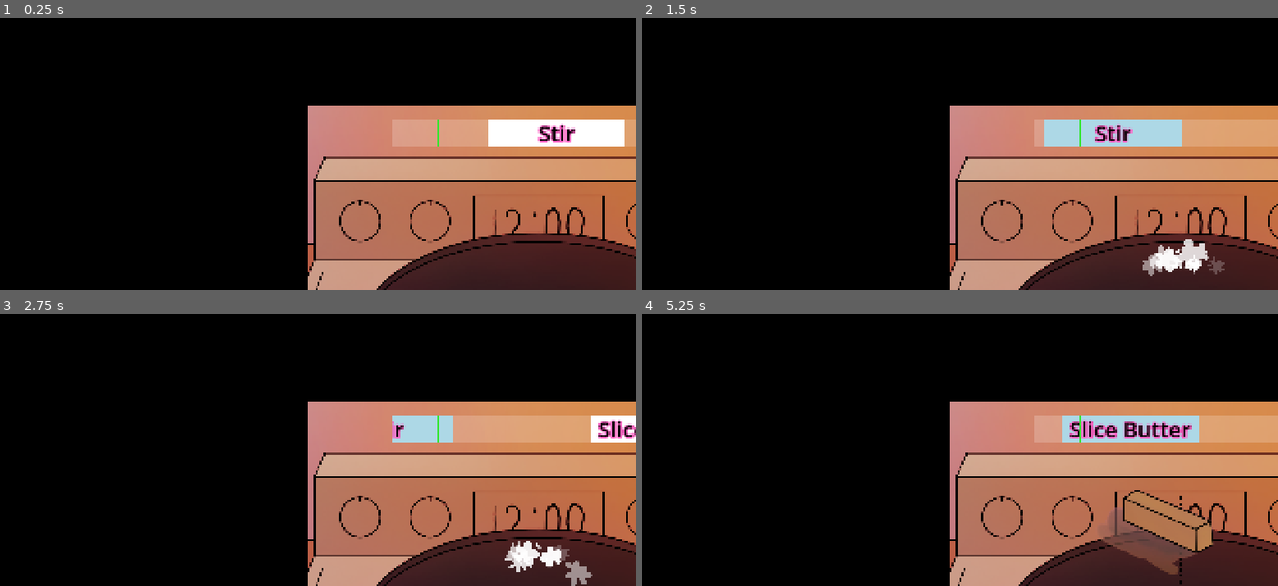
Above: before the commit, frames 1-4 (two rows, left to right).
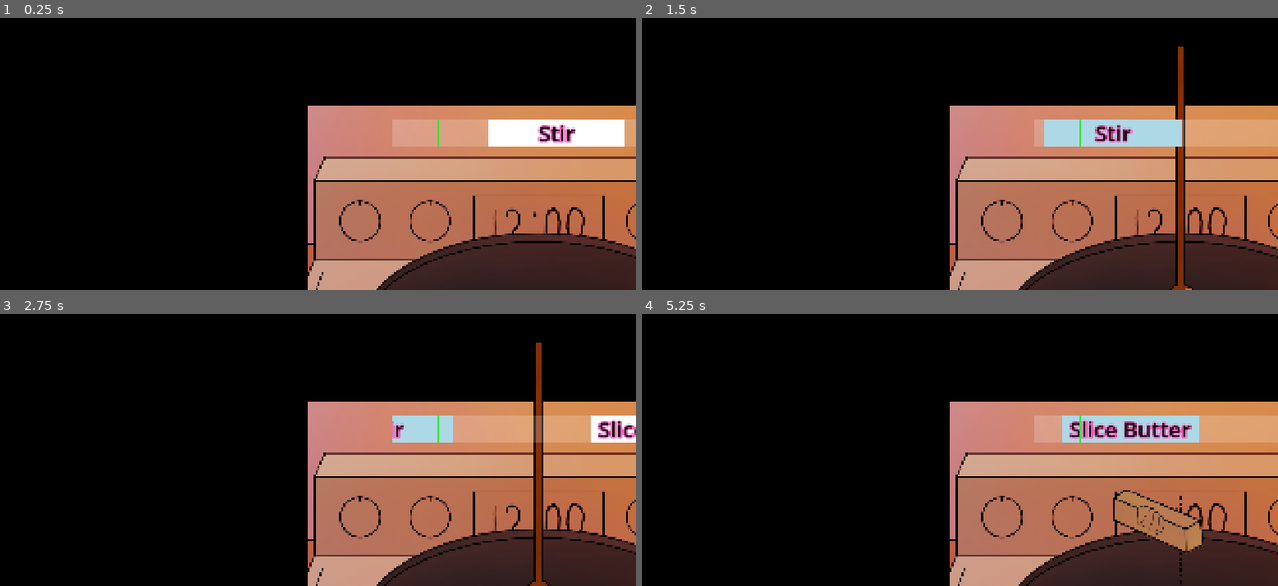
Above: after the commit, the same moments.

Repository: nstryder/Pumpkin-And-Mayhem
Game: Godot game, scene res://debug/test_cooking_pot.tscn
Two runs of this game, one before a commit and one after it. Both use one fixed random seed, a clock stepped at 60 frames per second and the inputs below. This scene is started directly instead of the project's main scene. The engine's default icon, where the game draws it, is replaced by a stand-in: a white triangle on a blue panel in a dark square.
Inputs (mouse positions are in pixels of both pictures, inside the frame that each line leads up to):
- Up to frame 1 (0.25 s): no input
- Up to frame 2 (1.5 s): move the mouse to (1093, 86) at 0.52 s; click (1093, 86) at 0.67 s; drag from (820, 124) to (915, 178) at 1.27 s
- Up to frame 3 (2.75 s): move the mouse to (375, 319) at 2.02 s; click (375, 319) at 2.17 s
- Up to frame 4 (5.25 s): drag from (915, 474) to (750, 346) at 2.77 s; move the mouse to (1144, 458) at 3.52 s; click (1144, 458) at 3.67 s; drag from (750, 346) to (outside the picture) at 4.27 s; move the mouse to (985, 401) at 5.02 s; click (985, 401) at 5.17 s

The runs differ from the first frame. In frame 1, less than 0.1% of the frame differs, in the area x 61-65%, y 89-95%; in frame 2, 1.9%; in frame 3, 2.0%; in frame 4, 2.1%, in the area x 61-90%, y 64-96%.

Commit message:
Implement twists in cooking pot minigame

Diff:
--- a/debug/test_shake_input.tscn
+++ b/debug/test_shake_input.tscn
@@ -1,9 +1,9 @@
 [gd_scene format=3 uid="uid://tun362ham53u"]
 
-[ext_resource type="PackedScene" uid="uid://hnynq7d1e7ig" path="res://src/game_components/shake_input.tscn" id="1_m0ot1"]
+[ext_resource type="PackedScene" uid="uid://coeo76qvjgdvv" path="res://src/game_components/shakeables/shake_seasoning.tscn" id="1_m0ot1"]
 
 [node name="TestShakeInput" type="Node2D" unique_id=561791742]
 
-[node name="ShakeInput" parent="." unique_id=128938445 instance=ExtResource("1_m0ot1")]
+[node name="ShakeSeasoning" parent="." unique_id=128938445 instance=ExtResource("1_m0ot1")]
 
 [node name="Camera2D" type="Camera2D" parent="." unique_id=1585757128]
--- a/src/game_components/circle_input.tscn
+++ b/src/game_components/circle_input.tscn
@@ -34,6 +34,7 @@
 scale_min = 0.29999998
 scale_max = 0.5
 scale_curve = SubResource("CurveTexture_g44vp")
+color = Color(0.98039216, 0.42352942, 0.18431373, 1)
 alpha_curve = SubResource("CurveTexture_muvqr")
 anim_offset_max = 1.0
 
@@ -66,7 +67,7 @@
 
 [sub_resource type="Animation" id="Animation_ceeer"]
 resource_name = "appear"
-length = 0.19999999999999998
+length = 0.2
 step = 0.1
 tracks/0/type = "value"
 tracks/0/imported = false
@@ -103,11 +104,11 @@
 script = ExtResource("1_jnl6a")
 
 [node name="Visual" type="Sprite2D" parent="." unique_id=357043065]
-position = Vector2(0, -192)
+position = Vector2(0, -128)
 texture = ExtResource("2_ceeer")
 offset = Vector2(0, -400)
 region_enabled = true
-region_rect = Rect2(113, 71, 123, 800.25)
+region_rect = Rect2(649, 41, 123.63641, 804.0455)
 
 [node name="Splat" type="GPUParticles2D" parent="Visual" unique_id=140057003]
 unique_name_in_owner = true
@@ -120,7 +121,7 @@
 unique_name_in_owner = true
 
 [node name="Offset" type="Node2D" parent="RotationPoint" unique_id=941463734]
-position = Vector2(0, -192)
+position = Vector2(0, -128)
 
 [node name="RemoteTransform2D" type="RemoteTransform2D" parent="RotationPoint/Offset" unique_id=393781955]
 remote_path = NodePath("../../../Visual")
--- /dev/null
+++ b/src/game_components/shakeables/shake_seasoning.gd
@@ -0,0 +1,11 @@
+extends ShakeInput
+
+
+@export var twisted_sprite: Texture2D
+
+
+func _ready() -> void:
+	if GlobalState.shaker_status == GlobalState.Status.TWISTED:
+		slider.add_theme_icon_override("grabber", twisted_sprite)
+		slider.add_theme_icon_override("grabber_highlight", twisted_sprite)
+		slider.add_theme_icon_override("grabber_disabled", twisted_sprite)
--- a/src/game_components/shakeables/shake_seasoning.tscn
+++ b/src/game_components/shakeables/shake_seasoning.tscn
@@ -2,6 +2,8 @@
 
 [ext_resource type="PackedScene" uid="uid://hnynq7d1e7ig" path="res://src/game_components/shake_input.tscn" id="1_kao04"]
 [ext_resource type="Texture2D" uid="uid://bgikba1ex78gi" path="res://assets/gfx/sprites/tools/shakerPouring.png" id="2_6e51p"]
+[ext_resource type="Script" uid="uid://dvd1hcguphvst" path="res://src/game_components/shakeables/shake_seasoning.gd" id="2_gkm8m"]
+[ext_resource type="Texture2D" uid="uid://73qkxthqo65b" path="res://assets/gfx/sprites/tools/shakerPouringTwist.png" id="3_1jfqm"]
 
 [sub_resource type="Animation" id="Animation_6e51p"]
 length = 0.001
@@ -32,7 +34,7 @@
 
 [sub_resource type="Animation" id="Animation_gkm8m"]
 resource_name = "appear"
-length = 0.19999999999999998
+length = 0.2
 tracks/0/type = "value"
 tracks/0/imported = false
 tracks/0/enabled = true
@@ -65,6 +67,8 @@
 }
 
 [node name="ShakeSeasoning" unique_id=128938445 instance=ExtResource("1_kao04")]
+script = ExtResource("2_gkm8m")
+twisted_sprite = ExtResource("3_1jfqm")
 
 [node name="Slider" parent="." index="0" unique_id=1635499404]
 offset_left = -241.0
--- /dev/null
+++ b/src/game_components/sliceables/slice_butter.gd
@@ -0,0 +1,16 @@
+@tool
+extends SliceInput
+
+@export var twisted_sprite_full: Texture2D
+@export var twisted_sprite_cut: Texture2D
+
+@onready var butter_cut: Sprite2D = $Node2D/ButterCut
+@onready var butter_full: Sprite2D = $Node2D/ButterFull
+
+# Called when the node enters the scene tree for the first time.
+func _ready() -> void:
+	if Engine.is_editor_hint():
+		return
+	if GlobalState.butter_status == GlobalState.Status.TWISTED:
+		butter_full.texture = twisted_sprite_full
+		butter_cut.texture = twisted_sprite_cut
--- a/src/game_components/sliceables/slice_butter.tscn
+++ b/src/game_components/sliceables/slice_butter.tscn
@@ -1,8 +1,11 @@
 [gd_scene format=3 uid="uid://c8iwm3ulg4wkh"]
 
 [ext_resource type="PackedScene" uid="uid://bctwpvok04ek" path="res://src/game_components/slice_input.tscn" id="1_bah36"]
-[ext_resource type="Texture2D" uid="uid://ck7d341ji8ng2" path="res://assets/gfx/sprites/ingredients/butterCut.png" id="2_wk05w"]
-[ext_resource type="Texture2D" uid="uid://k3fhct5gnqag" path="res://assets/gfx/sprites/ingredients/butterFull.png" id="3_gd0vt"]
+[ext_resource type="Script" uid="uid://c0rxu17t4f6nm" path="res://src/game_components/sliceables/slice_butter.gd" id="2_gd0vt"]
+[ext_resource type="Texture2D" uid="uid://ophlr6pyxdn1" path="res://assets/gfx/sprites/ingredients/butterBitten_no_shadow.png" id="3_e8nu5"]
+[ext_resource type="Texture2D" uid="uid://hln2u62ashgk" path="res://assets/gfx/sprites/ingredients/butterCutBitten_no_shadow.png" id="4_0s63y"]
+[ext_resource type="Texture2D" uid="uid://bhlkvjn24hlfd" path="res://assets/gfx/sprites/ingredients/butterCut_no_shadow.png" id="5_sbuxc"]
+[ext_resource type="Texture2D" uid="uid://by8dyrskdtyt1" path="res://assets/gfx/sprites/ingredients/butterFull_no_shadow.png" id="6_7trrs"]
 
 [sub_resource type="Animation" id="Animation_gd0vt"]
 length = 0.001
@@ -65,21 +68,26 @@
 &"appear": SubResource("Animation_wk05w")
 }
 
-[node name="SliceInput" unique_id=1655751501 instance=ExtResource("1_bah36")]
+[node name="SliceButter" unique_id=1655751501 instance=ExtResource("1_bah36")]
+script = ExtResource("2_gd0vt")
+twisted_sprite_full = ExtResource("3_e8nu5")
+twisted_sprite_cut = ExtResource("4_0s63y")
 
 [node name="Node2D" type="Node2D" parent="." index="6" unique_id=562007924]
 position = Vector2(-61, -23)
 
 [node name="ButterCut" type="Sprite2D" parent="Node2D" index="0" unique_id=1858612107]
 visible = false
-texture = ExtResource("2_wk05w")
+position = Vector2(-29.5, -1)
+texture = ExtResource("5_sbuxc")
 
 [node name="ButterFull" type="Sprite2D" parent="Node2D" index="1" unique_id=623146126]
-texture = ExtResource("3_gd0vt")
+position = Vector2(-29.5, -1)
+texture = ExtResource("6_7trrs")
 
 [node name="AnimationPlayer" type="AnimationPlayer" parent="." index="7" unique_id=485410233]
 libraries/ = SubResource("AnimationLibrary_gd0vt")
 autoplay = &"appear"
 
+[connection signal="sliced" from="." to="Node2D/ButterCut" method="show"]
 [connection signal="sliced" from="." to="Node2D/ButterFull" method="hide"]
-[connection signal="sliced" from="." to="Node2D/ButterCut" method="show"]
--- a/src/game_screens/kitchen_scene.tscn
+++ b/src/game_screens/kitchen_scene.tscn
@@ -197,7 +197,6 @@
 
 [node name="KitchenScene" type="Node2D" unique_id=1398770604]
 script = ExtResource("1_mt43b")
-debug_skip = true
 
 [node name="KitchenBG" type="Sprite2D" parent="." unique_id=1094648885]
 texture = ExtResource("1_04bkp")
@@ -282,6 +281,7 @@
 
 [node name="MainIngredients" type="Node2D" parent="." unique_id=57285340]
 unique_name_in_owner = true
+process_mode = 4
 
 [node name="Pumpkin" parent="MainIngredients" unique_id=1312326557 instance=ExtResource("4_qeuev")]
 unique_name_in_owner = true
@@ -358,7 +358,6 @@
 shape = SubResource("RectangleShape2D_lwrwe")
 
 [node name="RecipeClickable" parent="." unique_id=1613145478 instance=ExtResource("4_qeuev")]
-visible = false
 material = SubResource("ShaderMaterial_lhxh0")
 position = Vector2(1030, 953)
 
--- a/src/game_screens/minigames/cooking_pot_game.gd
+++ b/src/game_screens/minigames/cooking_pot_game.gd
@@ -36,6 +36,7 @@
 @onready var butter_point: Node2D = %ButterPoint
 @onready var splat: GPUParticles2D = %Splat
 @onready var seasoning_particles: GPUParticles2D = %SeasoningParticles
+@onready var twist_seasoning_particles: GPUParticles2D = %TwistSeasoningParticles
 @onready var animation: AnimationPlayer = %Animation
 
 @onready var ingredients: Node2D = %Ingredients
@@ -47,11 +48,15 @@
 
 
 func _ready() -> void:
+	for s: String in ["milk", "cream", "shaker", "butter", "onion", "garlic", "pumpkin"]:
+		GlobalState.set(s + "_status", GlobalState.Status.TWISTED)
+
 	action_line.position.x = visual_offset
 	_get_timeline_actions()
 	_place_timeline_actions()
 	timer.timeout.connect(_on_action_missed)
 	output.hide()
+	_check_twists()
 	_disable_ingredients()
 
 
@@ -78,6 +83,13 @@
 		action_item.size.x = scroll_speed * action.window_duration
 		action_holder.add_child(action_item)
 		action.visual = action_item
+
+
+func _check_twists() -> void:
+	for ingredient_name: String in ["milk", "cream", "onion", "garlic", "pumpkin"]:
+		var ingredient: ClickableArea = get(ingredient_name)
+		var sprite: Sprite2D = ingredient.get_node("Sprite")
+		sprite.texture = GlobalState.call("get_sprite_" + ingredient_name)
 
 
 func _process(delta: float) -> void:
@@ -156,6 +168,7 @@
 func slice_butter(window: float) -> void:
 	var instance: SliceInput = SLICE_BUTTER.instantiate()
 	butter_point.add_child(instance)
+	butter_point.move_child(instance, 0)
 	instance.sliced.connect(_on_butter_completed)
 	_start_action(window, instance)
 
@@ -178,7 +191,10 @@
 
 
 func _on_seasoning_completed() -> void:
-	seasoning_particles.restart()
+	if GlobalState.shaker_status == GlobalState.Status.TWISTED:
+		twist_seasoning_particles.restart()
+	else:
+		seasoning_particles.restart()
 	_on_action_completed()
 
 
--- a/src/game_screens/minigames/cooking_pot_game.tscn
+++ b/src/game_screens/minigames/cooking_pot_game.tscn
@@ -3,12 +3,14 @@
 [ext_resource type="Script" uid="uid://cterdm68l8yku" path="res://src/game_screens/minigames/cooking_pot_game.gd" id="1_e6jvx"]
 [ext_resource type="Texture2D" uid="uid://05pkc3a767s8" path="res://assets/gfx/sprites/backgrounds/stovetop.png" id="2_enqv7"]
 [ext_resource type="Texture2D" uid="uid://c12daxjxgllt6" path="res://assets/gfx/textures/fire_sheet.png" id="3_0wxp5"]
-[ext_resource type="Texture2D" uid="uid://dqbmmc8ouc5mt" path="res://assets/gfx/sprites/tools/cauldron.png" id="3_mbp8u"]
+[ext_resource type="Texture2D" uid="uid://bqu0qxwujhgkk" path="res://assets/gfx/sprites/tools/cauldronBoil1.png" id="4_b6cld"]
 [ext_resource type="Texture2D" uid="uid://bay7x0gogtynf" path="res://assets/gfx/textures/splat_sheet.png" id="4_kk122"]
 [ext_resource type="Texture2D" uid="uid://c7463md3rnpoe" path="res://assets/gfx/textures/sparkle_sheet.png" id="5_0eun0"]
 [ext_resource type="Texture2D" uid="uid://d1d5apjogkkhy" path="res://assets/gfx/textures/smoke_sheet.png" id="5_a1fu1"]
 [ext_resource type="Texture2D" uid="uid://ble5hnt5rfcjw" path="res://assets/gfx/sprites/ingredients/butterPiece.png" id="5_kk122"]
+[ext_resource type="Texture2D" uid="uid://bde4jfqg8q4sp" path="res://assets/gfx/sprites/tools/cauldronBoil2.png" id="5_ngwn7"]
 [ext_resource type="PackedScene" uid="uid://b870gceb77832" path="res://src/game_components/clickable_outline_area.tscn" id="6_j7lc5"]
+[ext_resource type="Texture2D" uid="uid://dxpf5wipbj7x8" path="res://assets/gfx/sprites/tools/cauldronBoil3.png" id="6_oqju1"]
 [ext_resource type="Shader" uid="uid://dwq3k20ebxsvn" path="res://src/shaders/stroke.gdshader" id="7_muvqr"]
 [ext_resource type="Texture2D" uid="uid://pvuyroskktye" path="res://assets/gfx/sprites/ingredients/milk.png" id="8_muvqr"]
 [ext_resource type="Texture2D" uid="uid://bxia6ay2lv24e" path="res://assets/gfx/sprites/ingredients/pumpkinWhole.png" id="9_5jqi1"]
@@ -45,6 +47,23 @@
 scale_max = 0.7
 alpha_curve = SubResource("CurveTexture_0wxp5")
 
+[sub_resource type="SpriteFrames" id="SpriteFrames_ktohr"]
+animations = [{
+"frames": [{
+"duration": 1.0,
+"texture": ExtResource("4_b6cld")
+}, {
+"duration": 1.0,
+"texture": ExtResource("5_ngwn7")
+}, {
+"duration": 1.0,
+"texture": ExtResource("6_oqju1")
+}],
+"loop": 1,
+"name": &"default",
+"speed": 8.0
+}]
+
 [sub_resource type="CanvasItemMaterial" id="CanvasItemMaterial_lwrwe"]
 blend_mode = 1
 particles_animation = true
@@ -163,6 +182,7 @@
 gravity = Vector3(0, 2000, 0)
 scale_min = 0.29999998
 scale_curve = SubResource("CurveTexture_b6cld")
+color = Color(0.98039216, 0.42352942, 0.18431373, 1)
 alpha_curve = SubResource("CurveTexture_ekt5o")
 anim_offset_max = 1.0
 
@@ -188,6 +208,17 @@
 scale_min = 0.099999994
 scale_max = 0.19999999
 scale_curve = SubResource("CurveTexture_0eun0")
+
+[sub_resource type="ParticleProcessMaterial" id="ParticleProcessMaterial_b6cld"]
+particle_flag_disable_z = true
+emission_shape = 2
+emission_sphere_radius = 128.0
+gravity = Vector3(0, 3000, 0)
+scale_min = 0.099999994
+scale_max = 0.19999999
+scale_curve = SubResource("CurveTexture_0eun0")
+anim_offset_min = 0.67509997
+anim_offset_max = 1.0
 
 [sub_resource type="Animation" id="Animation_muvqr"]
 length = 0.001
@@ -292,42 +323,6 @@
 &"prompt_ingredients": SubResource("Animation_5jqi1")
 }
 
-[sub_resource type="ShaderMaterial" id="ShaderMaterial_a1fu1"]
-resource_local_to_scene = true
-shader = ExtResource("7_muvqr")
-shader_parameter/color = Color(1, 1, 1, 1)
-shader_parameter/width = 0.0
-shader_parameter/pattern = 1
-shader_parameter/inside = false
-shader_parameter/add_margins = true
-
-[sub_resource type="RectangleShape2D" id="RectangleShape2D_lwrwe"]
-size = Vector2(242, 600)
-
-[sub_resource type="ShaderMaterial" id="ShaderMaterial_ekt5o"]
-resource_local_to_scene = true
-shader = ExtResource("7_muvqr")
-shader_parameter/color = Color(1, 1, 1, 1)
-shader_parameter/width = 0.0
-shader_parameter/pattern = 1
-shader_parameter/inside = false
-shader_parameter/add_margins = true
-
-[sub_resource type="RectangleShape2D" id="RectangleShape2D_a1fu1"]
-size = Vector2(562, 379)
-
-[sub_resource type="ShaderMaterial" id="ShaderMaterial_b6cld"]
-resource_local_to_scene = true
-shader = ExtResource("7_muvqr")
-shader_parameter/color = Color(1, 1, 1, 1)
-shader_parameter/width = 0.0
-shader_parameter/pattern = 1
-shader_parameter/inside = false
-shader_parameter/add_margins = true
-
-[sub_resource type="RectangleShape2D" id="RectangleShape2D_b6cld"]
-size = Vector2(188, 176)
-
 [sub_resource type="ShaderMaterial" id="ShaderMaterial_ngwn7"]
 resource_local_to_scene = true
 shader = ExtResource("7_muvqr")
@@ -337,8 +332,8 @@
 shader_parameter/inside = false
 shader_parameter/add_margins = true
 
-[sub_resource type="RectangleShape2D" id="RectangleShape2D_26e66"]
-size = Vector2(242, 319)
+[sub_resource type="RectangleShape2D" id="RectangleShape2D_lwrwe"]
+size = Vector2(242, 600)
 
 [sub_resource type="ShaderMaterial" id="ShaderMaterial_oqju1"]
 resource_local_to_scene = true
@@ -349,6 +344,42 @@
 shader_parameter/inside = false
 shader_parameter/add_margins = true
 
+[sub_resource type="RectangleShape2D" id="RectangleShape2D_a1fu1"]
+size = Vector2(562, 379)
+
+[sub_resource type="ShaderMaterial" id="ShaderMaterial_724sb"]
+resource_local_to_scene = true
+shader = ExtResource("7_muvqr")
+shader_parameter/color = Color(1, 1, 1, 1)
+shader_parameter/width = 0.0
+shader_parameter/pattern = 1
+shader_parameter/inside = false
+shader_parameter/add_margins = true
+
+[sub_resource type="RectangleShape2D" id="RectangleShape2D_b6cld"]
+size = Vector2(188, 176)
+
+[sub_resource type="ShaderMaterial" id="ShaderMaterial_khwjq"]
+resource_local_to_scene = true
+shader = ExtResource("7_muvqr")
+shader_parameter/color = Color(1, 1, 1, 1)
+shader_parameter/width = 0.0
+shader_parameter/pattern = 1
+shader_parameter/inside = false
+shader_parameter/add_margins = true
+
+[sub_resource type="RectangleShape2D" id="RectangleShape2D_26e66"]
+size = Vector2(242, 319)
+
+[sub_resource type="ShaderMaterial" id="ShaderMaterial_q10gw"]
+resource_local_to_scene = true
+shader = ExtResource("7_muvqr")
+shader_parameter/color = Color(1, 1, 1, 1)
+shader_parameter/width = 0.0
+shader_parameter/pattern = 1
+shader_parameter/inside = false
+shader_parameter/add_margins = true
+
 [sub_resource type="RectangleShape2D" id="RectangleShape2D_5jqi1"]
 size = Vector2(212, 220)
 
@@ -372,9 +403,11 @@
 lifetime = 0.5
 process_material = SubResource("ParticleProcessMaterial_ktohr")
 
-[node name="Cauldron" type="Sprite2D" parent="." unique_id=946566970]
+[node name="Cauldron" type="AnimatedSprite2D" parent="." unique_id=750060789]
 position = Vector2(662, 706)
-texture = ExtResource("3_mbp8u")
+sprite_frames = SubResource("SpriteFrames_ktohr")
+autoplay = "default"
+frame_progress = 0.3956751
 
 [node name="FireBack2" type="GPUParticles2D" parent="." unique_id=385625648]
 material = SubResource("CanvasItemMaterial_0eun0")
@@ -400,7 +433,7 @@
 
 [node name="StirPoint" type="Node2D" parent="." unique_id=1719328662]
 unique_name_in_owner = true
-position = Vector2(675, 672)
+position = Vector2(676, 752)
 
 [node name="Splat" type="GPUParticles2D" parent="." unique_id=1964025514]
 unique_name_in_owner = true
@@ -424,6 +457,17 @@
 one_shot = true
 process_material = SubResource("ParticleProcessMaterial_5jqi1")
 
+[node name="TwistSeasoningParticles" type="GPUParticles2D" parent="." unique_id=1577014799]
+unique_name_in_owner = true
+material = SubResource("CanvasItemMaterial_5jqi1")
+position = Vector2(692, 230)
+emitting = false
+amount = 16
+texture = ExtResource("5_0eun0")
+lifetime = 0.56
+one_shot = true
+process_material = SubResource("ParticleProcessMaterial_b6cld")
+
 [node name="ButterPoint" type="Node2D" parent="." unique_id=327942805]
 unique_name_in_owner = true
 position = Vector2(674, 405)
@@ -487,12 +531,11 @@
 
 [node name="Cream" parent="Ingredients" unique_id=584506115 instance=ExtResource("6_j7lc5")]
 unique_name_in_owner = true
-material = SubResource("ShaderMaterial_ngwn7")
+material = SubResource("ShaderMaterial_khwjq")
 position = Vector2(-140, -146)
 
 [node name="Sprite" type="Sprite2D" parent="Ingredients/Cream" unique_id=695896546]
 texture = ExtResource("9_r1n2f")
-region_enabled = true
 region_rect = Rect2(1662, 528, 243, 313)
 
 [node name="CollisionShape2D" type="CollisionShape2D" parent="Ingredients/Cream" unique_id=1172945622]
--- a/src/globals/global_state.gd
+++ b/src/globals/global_state.gd
@@ -114,6 +114,7 @@
 			return twisted
 		Status.NONE:
 			if has_all_mains():
+				print("Twisting since has all mains.")
 				return twisted
 			else:
 				return normal
@@ -123,19 +124,19 @@
 func get_sprite_onion() -> Texture2D:
 	var normal: Texture2D = load("uid://c43figngusf10")
 	var twisted: Texture2D = load("uid://ck87fpk0swyy")
-	return choose_sprite_main(milk_status, normal, twisted)
+	return choose_sprite_main(onion_status, normal, twisted)
 
 
 func get_sprite_garlic() -> Texture2D:
 	var normal: Texture2D = load("uid://bq8680d4gurff")
 	var twisted: Texture2D = load("uid://s7r2riw6p8vk")
-	return choose_sprite_main(milk_status, normal, twisted)
+	return choose_sprite_main(garlic_status, normal, twisted)
 
 
 func get_sprite_pumpkin() -> Texture2D:
 	var normal: Texture2D = load("uid://bxia6ay2lv24e")
 	var twisted: Texture2D = load("uid://dwkqv2bhedbat")
-	return choose_sprite_main(milk_status, normal, twisted)
+	return choose_sprite_main(pumpkin_status, normal, twisted)
 
 
 func get_sprite_milk() -> Texture2D:
Binary file added: assets/gfx/sprites/ingredients/butterBitten_no_shadow.png
Not shown, added: assets/gfx/sprites/ingredients/butterBitten_no_shadow.png.import
Binary file added: assets/gfx/sprites/ingredients/butterCutBitten.png
Not shown, added: assets/gfx/sprites/ingredients/butterCutBitten.png.import
Binary file added: assets/gfx/sprites/ingredients/butterCutBitten_no_shadow.png
Not shown, added: assets/gfx/sprites/ingredients/butterCutBitten_no_shadow.png.import
Binary file added: assets/gfx/sprites/ingredients/butterCut_no_shadow.png
Not shown, added: assets/gfx/sprites/ingredients/butterCut_no_shadow.png.import
Binary file added: assets/gfx/sprites/ingredients/butterFull_no_shadow.png
Not shown, added: assets/gfx/sprites/ingredients/butterFull_no_shadow.png.import
Binary file added: assets/gfx/sprites/tools/cauldronBoil1.png
Not shown, added: assets/gfx/sprites/tools/cauldronBoil1.png.import
(and 8 more such lines)
